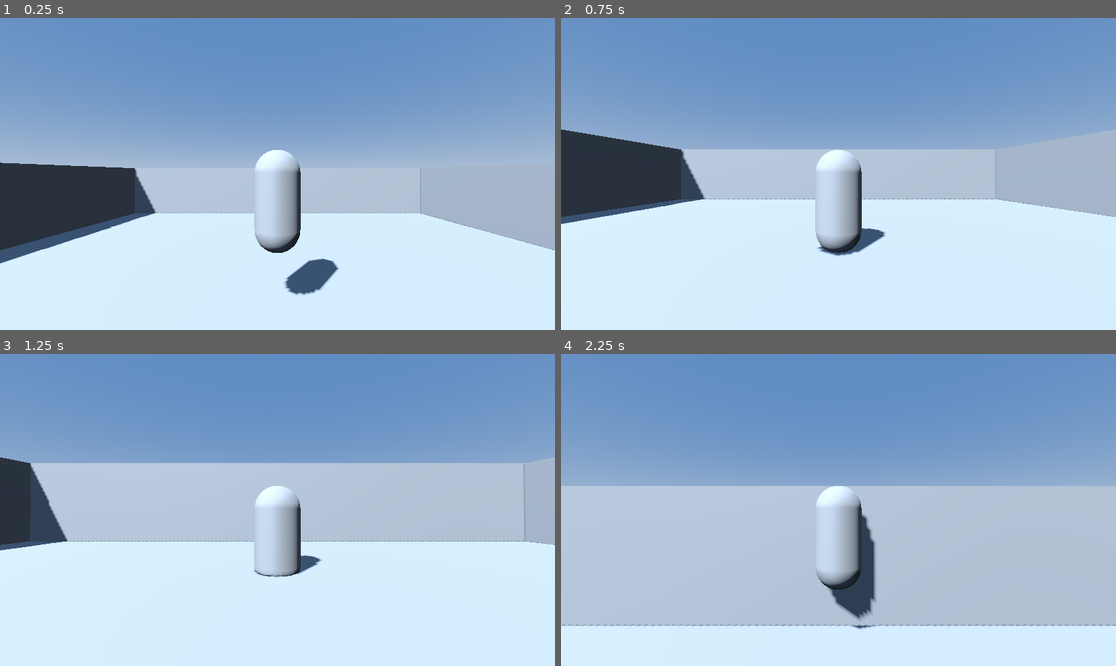
Above: before the commit, frames 1-4 (two rows, left to right).
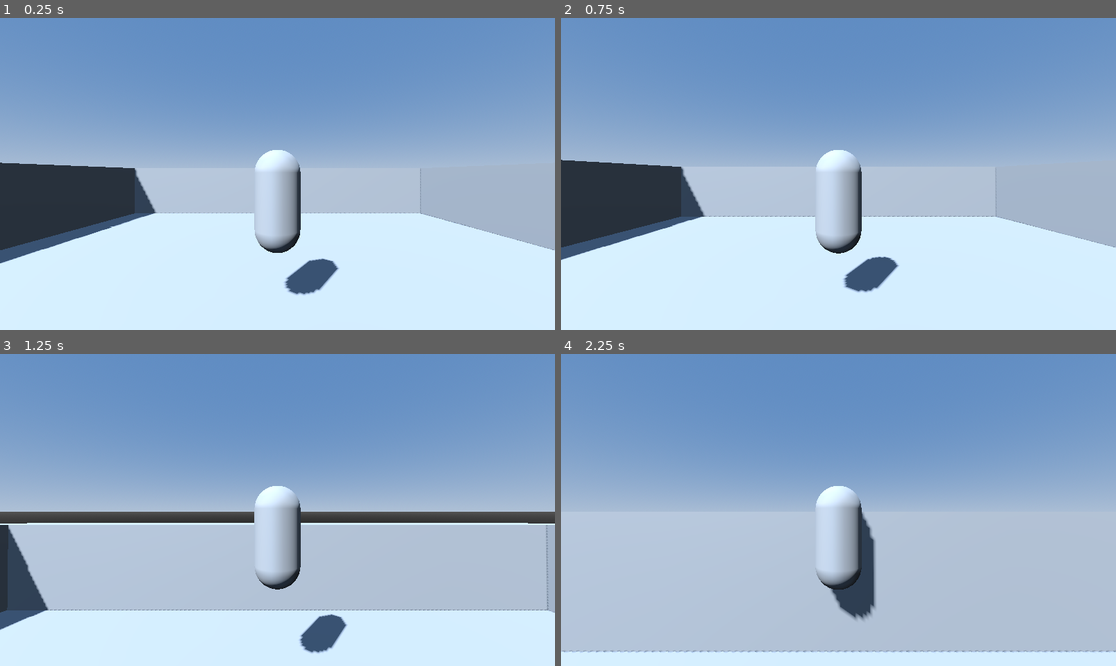
Above: after the commit, the same moments.

Repository: BasilHorizon/BH_Hover_01
Game: Godot game, scene res://scenes/Main.tscn
Two runs of this game, one before a commit and one after it. Both use one fixed random seed, a clock stepped at 60 frames per second and the inputs below.
Inputs (mouse positions are in pixels of both pictures, inside the frame that each line leads up to):
- Up to frame 1 (0.25 s): no input
- Up to frame 2 (0.75 s): move the mouse to (866, 174) at 0.52 s; hold W (move_forward) from 0.53 s (still down); hold Space (jump) from 0.53 s (still down)
- Up to frame 3 (1.25 s): keep holding W (move_forward); keep holding Space (jump)
- Up to frame 4 (2.25 s): keep holding W (move_forward); move the mouse to (810, 510) at 1.27 s; release Space (jump) at 1.28 s; tap Space (jump) at 1.35, 1.52, 1.82 s; tap Enter at 2 s; move the mouse to (849, 503) at 2.02 s; hold Space (jump) from 2.03 s (still down)

Frame 1 is identical in both runs. In frame 2, 12% of the frame differs, in the area x 0-100%, y 35-88%; in frame 3, 37%, in the area x 0-100%, y 33-96%; in frame 4, 13%.

Commit message:
Fixed player collision height to match the capsule.

Diff:
--- a/project.godot
+++ b/project.godot
@@ -11,9 +11,37 @@
 [application]
 
 config/name="BH_Hover_01"
+run/main_scene="res://scenes/Main.tscn"
 config/features=PackedStringArray("4.6", "Forward Plus")
 config/icon="res://icon.svg"
-run/main_scene="res://scenes/Main.tscn"
+
+[input]
+
+move_left={
+"deadzone": 0.5,
+"events": [Object(InputEventKey,"resource_local_to_scene":false,"resource_name":"","device":-1,"window_id":0,"alt_pressed":false,"shift_pressed":false,"ctrl_pressed":false,"meta_pressed":false,"pressed":false,"keycode":0,"physical_keycode":65,"key_label":0,"unicode":97,"location":0,"echo":false,"script":null)
+]
+}
+move_right={
+"deadzone": 0.5,
+"events": [Object(InputEventKey,"resource_local_to_scene":false,"resource_name":"","device":-1,"window_id":0,"alt_pressed":false,"shift_pressed":false,"ctrl_pressed":false,"meta_pressed":false,"pressed":false,"keycode":0,"physical_keycode":68,"key_label":0,"unicode":100,"location":0,"echo":false,"script":null)
+]
+}
+move_forward={
+"deadzone": 0.5,
+"events": [Object(InputEventKey,"resource_local_to_scene":false,"resource_name":"","device":-1,"window_id":0,"alt_pressed":false,"shift_pressed":false,"ctrl_pressed":false,"meta_pressed":false,"pressed":false,"keycode":0,"physical_keycode":87,"key_label":0,"unicode":119,"location":0,"echo":false,"script":null)
+]
+}
+move_back={
+"deadzone": 0.5,
+"events": [Object(InputEventKey,"resource_local_to_scene":false,"resource_name":"","device":-1,"window_id":0,"alt_pressed":false,"shift_pressed":false,"ctrl_pressed":false,"meta_pressed":false,"pressed":false,"keycode":0,"physical_keycode":83,"key_label":0,"unicode":115,"location":0,"echo":false,"script":null)
+]
+}
+jump={
+"deadzone": 0.5,
+"events": [Object(InputEventKey,"resource_local_to_scene":false,"resource_name":"","device":-1,"window_id":0,"alt_pressed":false,"shift_pressed":false,"ctrl_pressed":false,"meta_pressed":false,"pressed":false,"keycode":32,"physical_keycode":32,"key_label":32,"unicode":32,"location":0,"echo":false,"script":null)
+]
+}
 
 [physics]
 
@@ -22,26 +50,3 @@
 [rendering]
 
 rendering_device/driver.windows="d3d12"
-
-[input]
-
-move_left={
-"deadzone": 0.5,
-"events": [Object(InputEventKey,"resource_local_to_scene":false,"resource_name":"","device":-1,"window_id":0,"alt_pressed":false,"shift_pressed":false,"ctrl_pressed":false,"meta_pressed":false,"pressed":false,"keycode":0,"physical_keycode":65,"key_label":0,"unicode":97,"location":0,"echo":false,"script":null)]
-}
-move_right={
-"deadzone": 0.5,
-"events": [Object(InputEventKey,"resource_local_to_scene":false,"resource_name":"","device":-1,"window_id":0,"alt_pressed":false,"shift_pressed":false,"ctrl_pressed":false,"meta_pressed":false,"pressed":false,"keycode":0,"physical_keycode":68,"key_label":0,"unicode":100,"location":0,"echo":false,"script":null)]
-}
-move_forward={
-"deadzone": 0.5,
-"events": [Object(InputEventKey,"resource_local_to_scene":false,"resource_name":"","device":-1,"window_id":0,"alt_pressed":false,"shift_pressed":false,"ctrl_pressed":false,"meta_pressed":false,"pressed":false,"keycode":0,"physical_keycode":87,"key_label":0,"unicode":119,"location":0,"echo":false,"script":null)]
-}
-move_back={
-"deadzone": 0.5,
-"events": [Object(InputEventKey,"resource_local_to_scene":false,"resource_name":"","device":-1,"window_id":0,"alt_pressed":false,"shift_pressed":false,"ctrl_pressed":false,"meta_pressed":false,"pressed":false,"keycode":0,"physical_keycode":83,"key_label":0,"unicode":115,"location":0,"echo":false,"script":null)]
-}
-jump={
-"deadzone": 0.5,
-"events": [Object(InputEventKey,"resource_local_to_scene":false,"resource_name":"","device":-1,"window_id":0,"alt_pressed":false,"shift_pressed":false,"ctrl_pressed":false,"meta_pressed":false,"pressed":false,"keycode":32,"physical_keycode":32,"key_label":32,"unicode":32,"location":0,"echo":false,"script":null)]
-}
--- a/scenes/player/Player.tscn
+++ b/scenes/player/Player.tscn
@@ -8,46 +8,41 @@
 
 [sub_resource type="CapsuleShape3D" id="CapsuleShape3D_p6itd"]
 radius = 0.45
-height = 1.3
+height = 2.0
 
 [sub_resource type="CapsuleMesh" id="CapsuleMesh_0jrtw"]
 radius = 0.45
-mid_height = 1.3
 
-[node name="Player" type="RigidBody3D"]
+[node name="Player" type="RigidBody3D" unique_id=1236685098]
+physics_material_override = SubResource("PhysicsMaterial_lsr8f")
+lock_rotation = true
 script = ExtResource("1_3xq3r")
-lock_rotation = true
-physics_material_override = SubResource("PhysicsMaterial_lsr8f")
 
-[node name="CollisionShape3D" type="CollisionShape3D" parent="."]
-position = Vector3(0, 0.875, 0)
+[node name="CollisionShape3D" type="CollisionShape3D" parent="." unique_id=722142210]
+transform = Transform3D(1, 0, 0, 0, 1, 0, 0, 0, 1, 0, 0.8753417, 0)
 shape = SubResource("CapsuleShape3D_p6itd")
 
-[node name="MeshInstance3D" type="MeshInstance3D" parent="."]
-position = Vector3(0, 0.875, 0)
+[node name="MeshInstance3D" type="MeshInstance3D" parent="." unique_id=1634445637]
+transform = Transform3D(1, 0, 0, 0, 1, 0, 0, 0, 1, 0, 0.875, 0)
 mesh = SubResource("CapsuleMesh_0jrtw")
 
-[node name="GroundRay" type="RayCast3D" parent="."]
-position = Vector3(0, 0.25, 0)
+[node name="GroundRay" type="RayCast3D" parent="." unique_id=583334119]
+transform = Transform3D(1, 0, 0, 0, 1, 0, 0, 0, 1, 0, 0.25, 0)
 target_position = Vector3(0, -1.25, 0)
-enabled = true
 
-[node name="WallRayLeft" type="RayCast3D" parent="."]
-position = Vector3(-0.5, 1.0, 0)
-target_position = Vector3(-1.0, 0, 0)
-enabled = true
+[node name="WallRayLeft" type="RayCast3D" parent="." unique_id=1673136123]
+transform = Transform3D(1, 0, 0, 0, 1, 0, 0, 0, 1, -0.5, 1, 0)
+target_position = Vector3(-1, 0, 0)
 
-[node name="WallRayRight" type="RayCast3D" parent="."]
-position = Vector3(0.5, 1.0, 0)
-target_position = Vector3(1.0, 0, 0)
-enabled = true
+[node name="WallRayRight" type="RayCast3D" parent="." unique_id=1780586806]
+transform = Transform3D(1, 0, 0, 0, 1, 0, 0, 0, 1, 0.5, 1, 0)
+target_position = Vector3(1, 0, 0)
 
-[node name="CameraPivot" type="Node3D" parent="."]
-position = Vector3(0, 1.4, 0)
+[node name="CameraPivot" type="Node3D" parent="." unique_id=994903730]
+transform = Transform3D(1, 0, 0, 0, 1, 0, 0, 0, 1, 0, 1.4, 0)
 
-[node name="SpringArm3D" type="SpringArm3D" parent="CameraPivot"]
+[node name="SpringArm3D" type="SpringArm3D" parent="CameraPivot" unique_id=1757758352]
 spring_length = 4.0
-collision_mask = 1
 
-[node name="Camera3D" type="Camera3D" parent="CameraPivot/SpringArm3D"]
+[node name="Camera3D" type="Camera3D" parent="CameraPivot/SpringArm3D" unique_id=396143377]
 current = true
Not shown: 1 places in scenes/player/Player.tscn that only renumber resources
Not shown, added: scripts/player/player_controller.gd.uid
